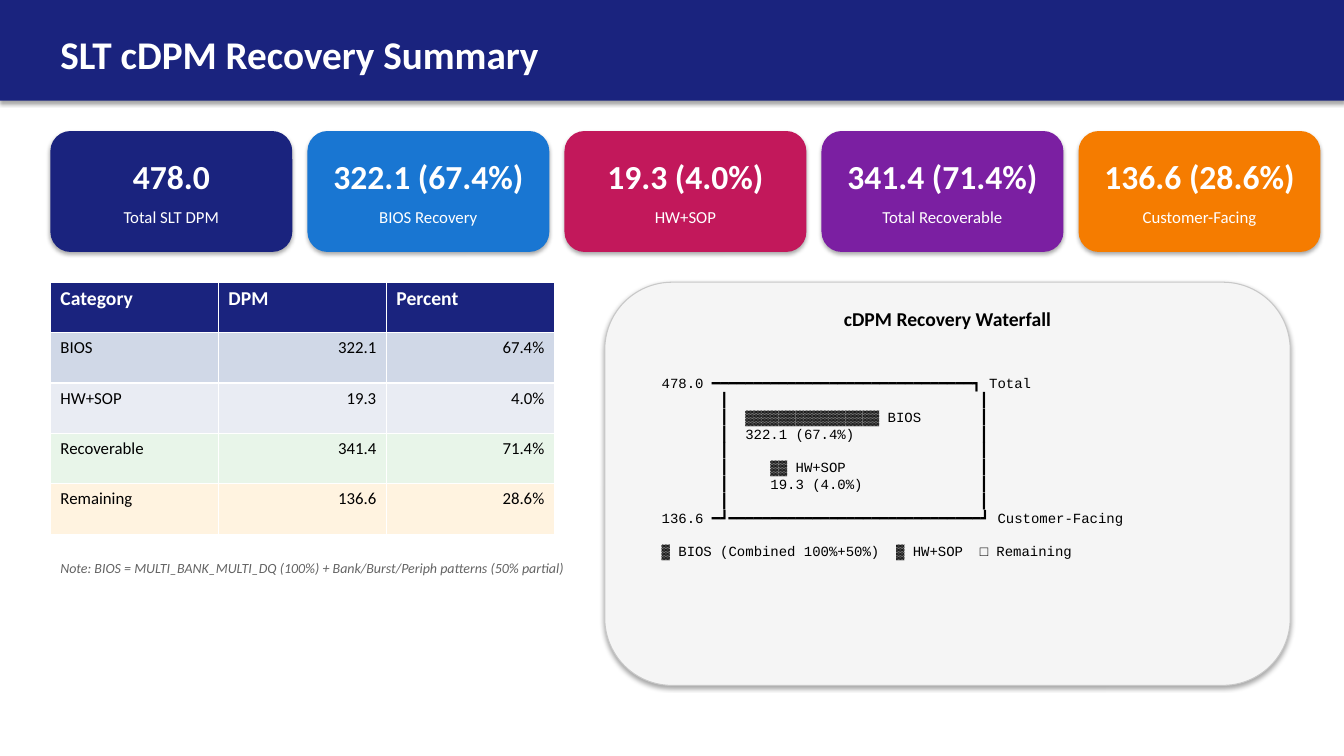
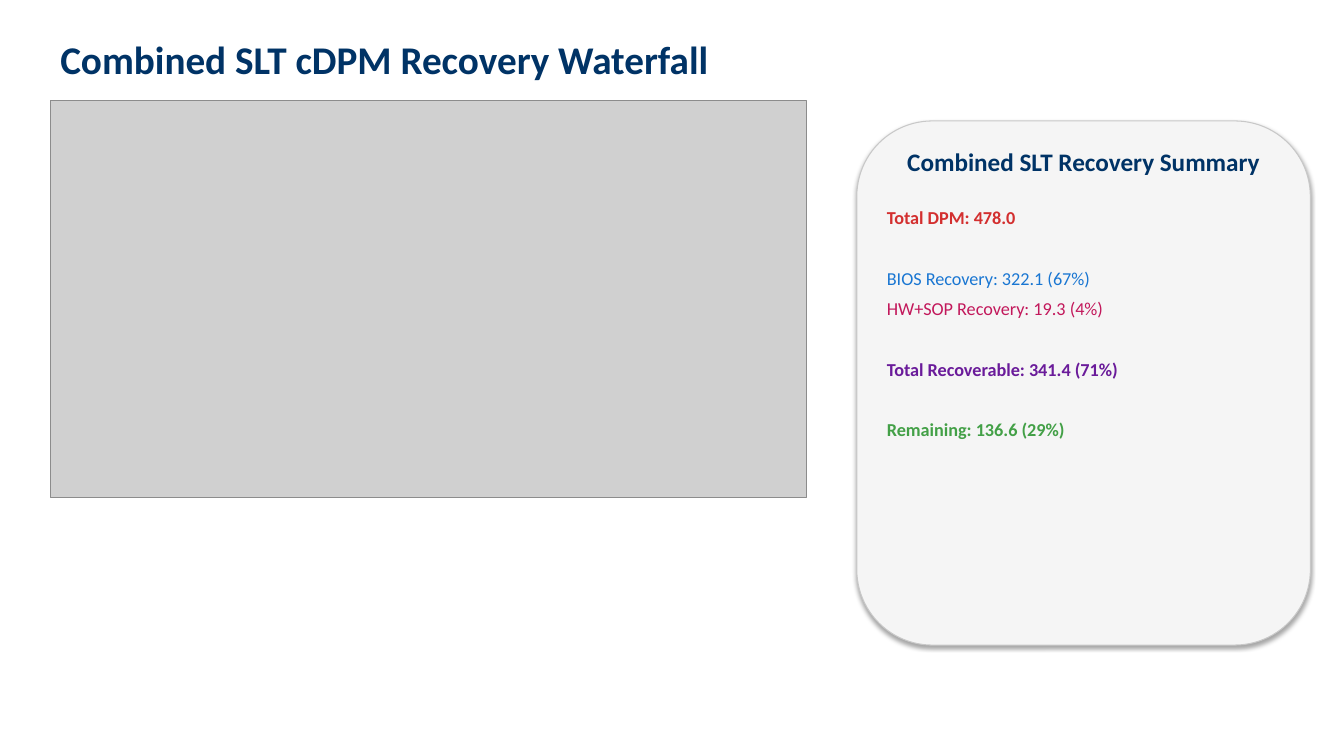
Before and after one commit to ASEGARAN/MODULE_YIELD_DASHBOARD, a slide deck: slide 10 of Y6CP_cDPM_Recovery_VP_Readout_SOCAMM2_7500MT_WW0615.pptx (slide 2 before the commit). Drawn at 1344x756 pixels with LibreOffice and Linux fonts; fonts in the diff are those of the drawing; grey boxes stand for pictures. Boxes give left, top, right and bottom in pixels: in the first picture for what was removed or moved away, otherwise in the second. Text is boxed around its words. In the diff, an @@ line names an element or a change of style, - is before the commit and + after.

```diff
--- a/Y6CP_cDPM_Recovery_VP_Readout_SOCAMM2_7500MT_WW0615.pptx
+++ b/Y6CP_cDPM_Recovery_VP_Readout_SOCAMM2_7500MT_WW0615.pptx
@@ rectangle removed at box(0, 0, 1344, 101) @@
@@ text at box(60, 46, 708, 80): text changed; text colour #FFFFFF to #003366 @@
-SLT cDPM Recovery Summary
+Combined SLT cDPM Recovery Waterfall
@@ picture added at box(50, 101, 807, 498) @@
@@ rounded rectangle removed at box(50, 131, 292, 252) @@
@@ rounded rectangle removed at box(308, 131, 549, 252) @@
@@ rounded rectangle removed at box(565, 131, 807, 252) @@
@@ rounded rectangle removed at box(822, 131, 1064, 252) @@
@@ rounded rectangle: place and size @@
-rounded rectangle at box(605, 282, 1291, 686)
+rounded rectangle at box(857, 121, 1311, 645)
@@ rounded rectangle removed at box(1079, 131, 1321, 252) @@
@@ text removed at box(133, 166, 210, 190) @@
-478.0
@@ text removed at box(333, 164, 523, 194) @@
-322.1 (67.4%)
@@ text removed at box(607, 164, 763, 194) @@
-19.3 (4.0%)
@@ text removed at box(847, 164, 1037, 194) @@
-341.4 (71.4%)
@@ text added at box(907, 153, 1260, 175), 18 pt, text #003366, bold @@
+Combined SLT Recovery Summary
@@ text removed at box(1104, 164, 1294, 194) @@
-136.6 (28.6%)
@@ text removed at box(124, 211, 219, 223) @@
-Total SLT DPM
@@ text removed at box(379, 212, 477, 226) @@
-BIOS Recovery
@@ text removed at box(655, 212, 716, 223) @@
-HW+SOP
@@ text removed at box(882, 211, 1002, 223) @@
-Total Recoverable
@@ text at box(887, 211, 1118, 439): text changed; size 10 to 13 pt; font Courier New to Calibri; text colour #000000 to #6A1B9A; bold on @@
-478.0 ━━━━━━━━━━━━━━━━━━━━━━━━━━━━━━━┓ Total
-┃ ┃
-┃ ▓▓▓▓▓▓▓▓▓▓▓▓▓▓▓▓ BIOS ┃
-┃ 322.1 (67.4%) ┃
-┃ ┃
-┃ ▓▓ HW+SOP ┃
-┃ 19.3 (4.0%) ┃
-┃ ┃
-136.6 ━┛━━━━━━━━━━━━━━━━━━━━━━━━━━━━━━┛ Customer-Facing
-▓ BIOS (Combined 100%+50%) ▓ HW+SOP □ Remaining
+Total DPM: 478.0
+BIOS Recovery: 322.1 (67%)
+HW+SOP Recovery: 19.3 (4%)
+Total Recoverable: 341.4 (71%)
+Remaining: 136.6 (29%)
@@ text removed at box(1143, 211, 1257, 226) @@
-Customer-Facing
@@ table removed at box(50, 282, 556, 534), 5 rows, 3 columns @@
-Category | DPM | Percent
-BIOS | 322.1 | 67.4%
-HW+SOP | 19.3 | 4.0%
-Recoverable | 341.4 | 71.4%
-Remaining | 136.6 | 28.6%
@@ text removed at box(844, 312, 1051, 329) @@
-cDPM Recovery Waterfall
@@ text removed at box(60, 563, 564, 575) @@
-Note: BIOS = MULTI_BANK_MULTI_DQ (100%) + Bank/Burst/Periph patterns (50% partial)
```
Also in this commit, not shown: 13 slides added, 2 slides removed, 17 other files.
